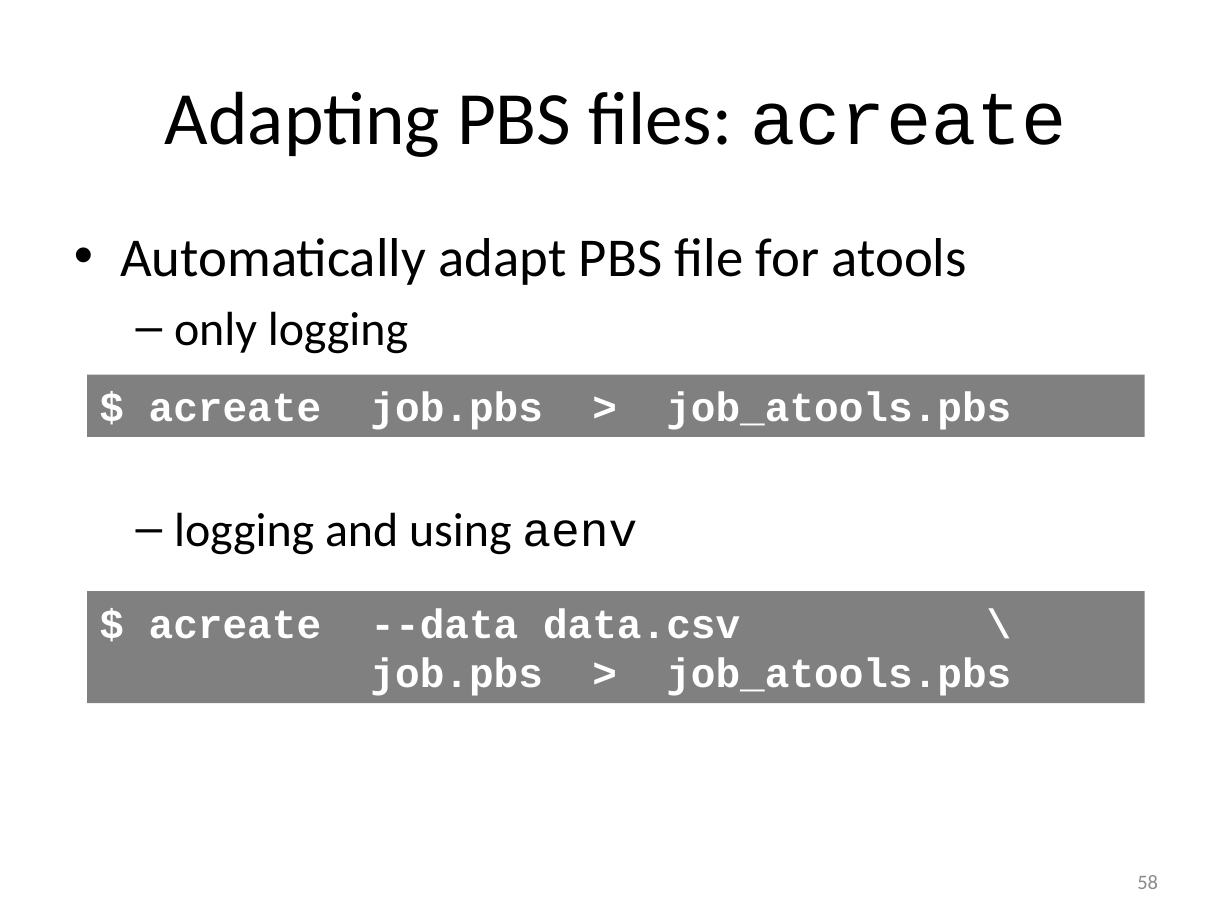
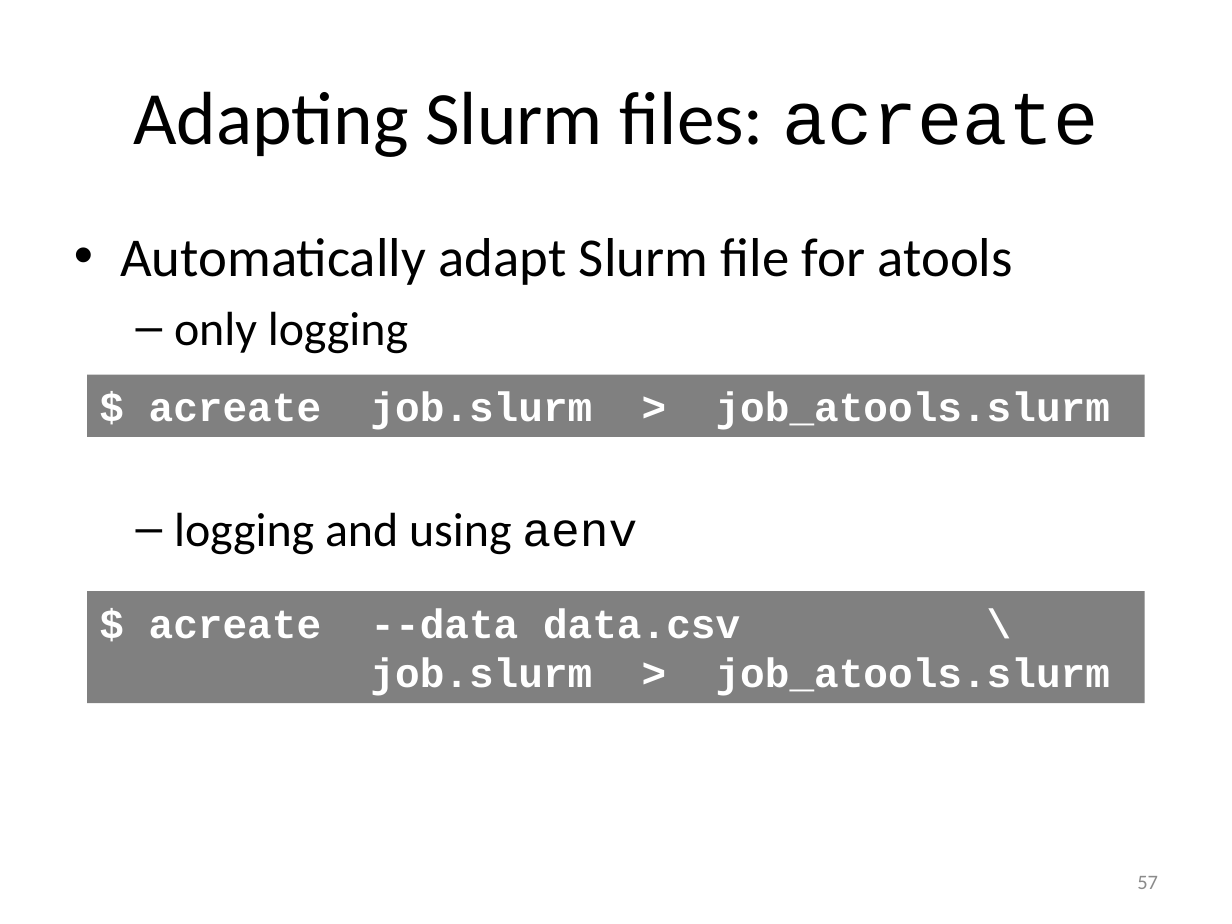
Before and after one commit to gjbex/worker-and-atools, a slide deck: slide 57 of worker_atools.pptx (slide 58 before the commit). Drawn at 1232x924 pixels with LibreOffice and Linux fonts; fonts in the diff are those of the drawing. Boxes give left, top, right and bottom in pixels: in the first picture for what was removed or moved away, otherwise in the second. Text is boxed around its words. In the diff, an @@ line names an element or a change of style, - is before the commit and + after.

Commit message:
Adapted atools slides for Slurm

```diff
--- a/worker_atools.pptx
+++ b/worker_atools.pptx
@@ title at [133,91,1098,157]: text changed @@
-Adapting PBS files: acreate
+Adapting Slurm files: acreate
@@ text at [120,238,1013,285]: text changed @@
-• Automatically adapt PBS file for atools
+• Automatically adapt Slurm file for atools
@@ text in rectangle at [149,392,1110,430]: text changed @@
-$ acreate job.pbs > job_atools.pbs
+$ acreate job.slurm > job_atools.slurm
@@ text in rectangle at [370,657,1110,696]: text changed @@
-job.pbs > job_atools.pbs
+job.slurm > job_atools.slurm
@@ page number at [1137,876,1158,889]: text changed @@
-58
+57
```
Also in this commit, not shown: 22 other slides changed, 1 slide removed.
